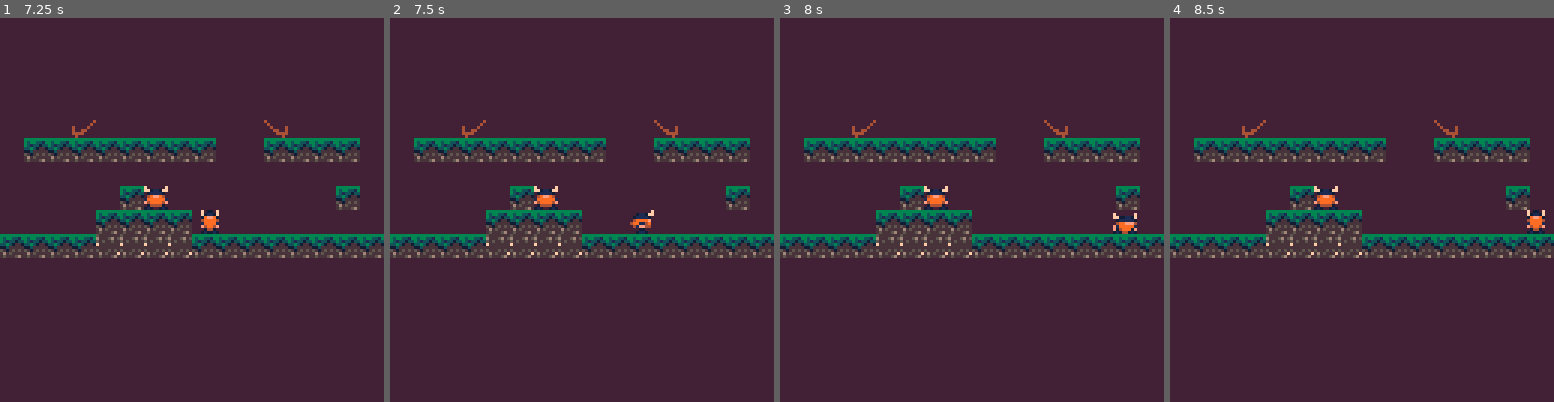
Above: before the commit, frames 1-4 (left to right).
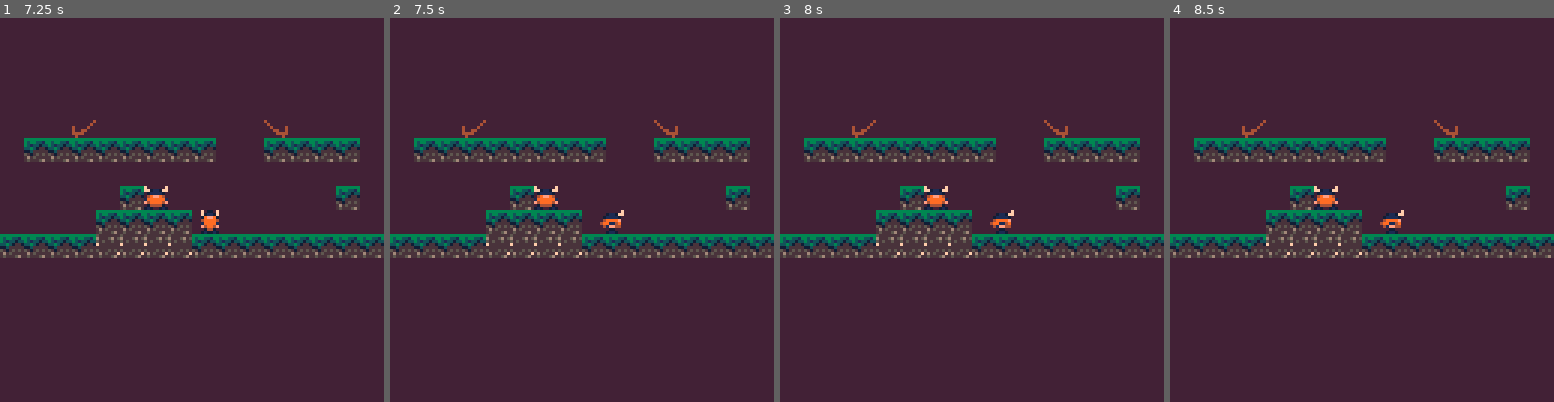
Above: after the commit, the same moments.

Repository: Zetneki/Rock-Paper-Vikings
Game: PICO-8 cartridge testgame.p8
Two runs of this game, one before a commit and one after it. Both use one fixed random seed, a clock stepped at 60 frames per second and the inputs below.
Inputs:
- Up to frame 1 (7.25 s): hold Left 1.97-2.37 s; hold Down 2.42-2.82 s; hold Right 2.87-3.53 s; hold Up 3.58-4.08 s; hold Right 4.13-4.53 s; hold Down 4.58-5.08 s; hold Left 5.13-5.8 s; hold Up 5.85-6.18 s; hold Left 6.23-6.63 s; hold Down 6.68-7.08 s; hold Right from 7.13 s (still down)
- Up to frame 2 (7.5 s): keep holding Right
- Up to frame 3 (8 s): release Right at 7.8 s; hold Up from 7.85 s (still down)
- Up to frame 4 (8.5 s): release Up at 8.35 s; hold Right from 8.4 s (still down)

Frame 1 is identical in both runs. In frame 2, 0.5% of the frame differs, in the area x 54-69%, y 50-57%; in frame 3, 0.5%, in the area x 54-93%, y 50-57%; in frame 4, 0.5%.

Commit message:
wizard works

Diff:
--- a/enemy.lua
+++ b/enemy.lua
@@ -13,11 +13,22 @@
 		anim=0,
     dead=false,
 
+    -- knight
     state="idle",
     timer=0,
     dir=1,
     speed=1.2,
-    attack_range=40
+    attack_range=40,
+
+    -- wizard
+    origin_x=x,
+    origin_y=y,
+    orbit_radius=16,
+    orbit_speed=0.005,
+    orbit_angle=rnd(1),
+    detect_range=40,
+    chase_speed=0.75,
+    w_state="orbit"
 	}
 
 	add(enemies,enemy)
@@ -47,63 +58,6 @@
 
 end
 
-function move_enemy(e)
-
-  limit_speed(e.dy, e.max_dy)
-  limit_speed(e.dx, e.max_dx)
-
-	-- horizontal collision
-	if e.dx < 0 then
-		local hit, tx = collide(e,"left",0)
-		if hit then
-			e.x = (tx+1)*8
-			e.dx = 0
-		else
-			e.x += e.dx
-		end
-
-	elseif e.dx > 0 then
-		local hit, tx = collide(e,"right",0)
-		if hit then
-			e.x = tx*8 - e.w
-			e.dx = 0
-		else
-			e.x += e.dx
-		end
-	end
-
-
-	-- vertical collision
-	if e.dy < 0 then
-		local hit, tx, ty = collide(e,"up",0)
-		if hit then
-			e.y = (ty+1)*8
-			e.dy = 0
-		else
-			e.y += e.dy
-		end
-
-	elseif e.dy > 0 then
-		local hit, tx, ty = collide(e,"down",0)
-		if hit then
-			e.y = ty*8 - e.h
-			e.dy = 0
-
-			if e.state == "jump" then
-				e.state = "cooldown"
-				e.timer = 20
-			end
-		else
-			e.y += e.dy
-		end
-	end
-
-end
-
-function update_wizard(e)
-
-end
-
 function update_cowboy(e)
 
 end
@@ -125,6 +79,11 @@
     if e.type == "knight" then
       local e_spr = 128
       if (e.dead) e_spr = 129
+      spr(e_spr,e.x,e.y,e.w / 8,e.h / 8, e.flp, false)
+    end
+    if e.type == "wizard" then
+      local e_spr = 144
+      if (e.dead) e_spr = 145
       spr(e_spr,e.x,e.y,e.w / 8,e.h / 8, e.flp, false)
     end
   end
--- a/knight.lua
+++ b/knight.lua
@@ -38,7 +38,7 @@
 
 	elseif e.state == "jump" then
 
-		move_enemy(e)
+		move_knight(e)
 
 	elseif e.state == "cooldown" then
 
@@ -87,3 +87,57 @@
 
 	return true
 end
+
+
+function move_knight(e)
+
+  limit_speed(e.dy, e.max_dy)
+  limit_speed(e.dx, e.max_dx)
+
+	-- horizontal collision
+	if e.dx < 0 then
+		local hit, tx = collide(e,"left",0)
+		if hit then
+			e.x = (tx+1)*8
+			e.dx = 0
+		else
+			e.x += e.dx
+		end
+
+	elseif e.dx > 0 then
+		local hit, tx = collide(e,"right",0)
+		if hit then
+			e.x = tx*8 - e.w
+			e.dx = 0
+		else
+			e.x += e.dx
+		end
+	end
+
+
+	-- vertical collision
+	if e.dy < 0 then
+		local hit, tx, ty = collide(e,"up",0)
+		if hit then
+			e.y = (ty+1)*8
+			e.dy = 0
+		else
+			e.y += e.dy
+		end
+
+	elseif e.dy > 0 then
+		local hit, tx, ty = collide(e,"down",0)
+		if hit then
+			e.y = ty*8 - e.h
+			e.dy = 0
+
+			if e.state == "jump" then
+				e.state = "cooldown"
+				e.timer = 20
+			end
+		else
+			e.y += e.dy
+		end
+	end
+
+end
--- a/main.lua
+++ b/main.lua
@@ -54,6 +54,7 @@
 
 	spawn_enemy(24,32,"knight")
 	spawn_enemy(88,32,"knight")
+	spawn_enemy(88, 24, "wizard")
 
 
 	palettes={
--- a/testgame.p8
+++ b/testgame.p8
@@ -10,6 +10,7 @@
 #include colors.lua
 #include enemy.lua
 #include knight.lua
+#include wizard.lua
 __gfx__
 00000000700000070708807000000007000000700000000044444444444444440089987730000007444444444440444444440444000000000000000000000000
 00000000778998770789987000899877008998707000000744440444444404440899998700899877440404444444040444440444000000000000000000000000
--- /dev/null
+++ b/wizard.lua
@@ -0,0 +1,65 @@
+function update_wizard(e)
+
+	local dx = player.x - e.x
+	local dy = player.y - e.y
+	local dist = sqrt(dx*dx + dy*dy)
+
+	if e.w_state == "orbit" then
+
+		e.orbit_angle += e.orbit_speed
+		if e.orbit_angle >= 1 then
+			e.orbit_angle -= 1
+		end
+
+		e.x = e.origin_x + cos(e.orbit_angle) * e.orbit_radius
+		e.y = e.origin_y + sin(e.orbit_angle) * e.orbit_radius
+
+		if dist < e.detect_range then
+			e.w_state = "follow"
+		end
+
+	elseif e.w_state == "follow" then
+
+		if dist > 0 then
+			e.x += (dx/dist) * e.chase_speed
+			e.y += (dy/dist) * e.chase_speed
+		end
+
+		if dist > e.detect_range then
+			e.w_state = "return"
+		end
+
+	elseif e.w_state == "return" then
+
+		-- az origin-hoz kepesti jelenlegi szog alapjan
+		-- kiszamoljuk a kor legkozelebbi pontjat
+		local ox = e.x - e.origin_x
+		local oy = e.y - e.origin_y
+		local angle_to_e = atan2(ox, oy)
+
+		local target_x = e.origin_x + cos(angle_to_e) * e.orbit_radius
+		local target_y = e.origin_y + sin(angle_to_e) * e.orbit_radius
+
+		local rdx = target_x - e.x
+		local rdy = target_y - e.y
+		local rdist = sqrt(rdx*rdx + rdy*rdy)
+
+		if rdist < 1 then
+			-- eleg kozel a korvonalhoz, folytatjuk a korozest onnan
+			e.orbit_angle = angle_to_e
+			e.w_state = "orbit"
+		else
+			e.x += (rdx/rdist) * e.chase_speed
+			e.y += (rdy/rdist) * e.chase_speed
+		end
+
+		-- ha kozben a player ujra a kozelbe er, folytassa az uldozest
+		if dist < e.detect_range then
+			e.w_state = "follow"
+		end
+
+	end
+
+	e.flp = player.x < e.x
+
+end
